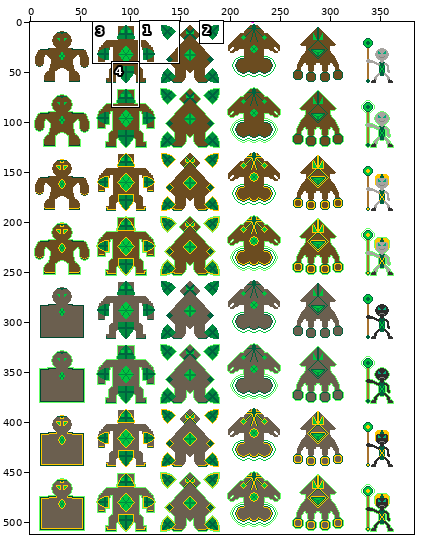
File history of a sprite sheet, NetChess/Graphic_Assets/Golem-Pieces.png. The first picture is a wide view before the edit; the outline marks the close-up.
Close-up. Earlier state:
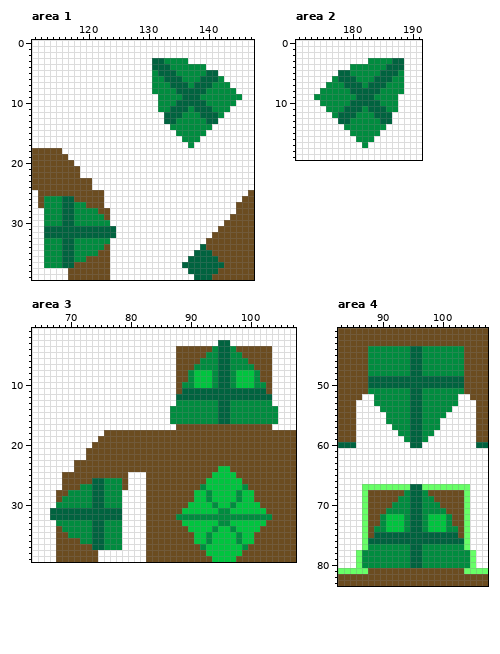
The file is 384x512 pixels. Colours within 5 levels of each other are drawn and written as one. Shown: area 1: x 111..147, y 0..39; area 2: x 171..191, y 0..19; area 3: x 64..107, y 1..39; area 4: x 83..107, y 41..83. The commit also changed other parts of the picture, which this record leaves out.
After the commit:
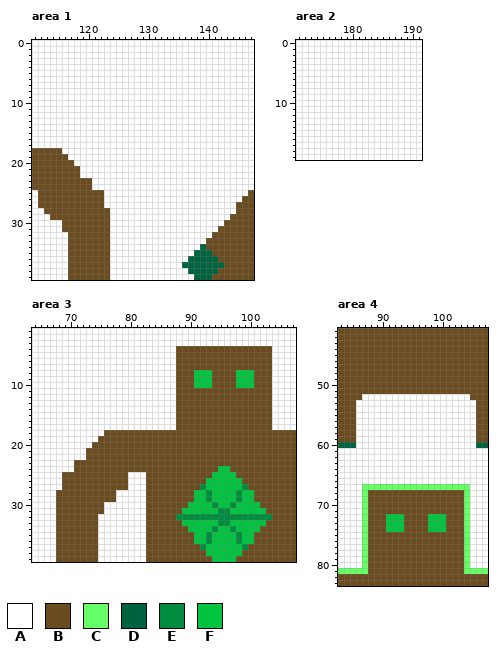
Palette (. is transparent): A #ffffff  B #6b4c20  C #67ff67  D #00633f  E #008c3f  F #00c43f
Difference:
Area 1:
y 3: x 131..136 DDEEEE -> AAAAAA
y 4: x 131..139 DDDEEEEEE -> AAAAAAAAA
y 5: x 131..141 EDDDEEEEEDD -> AAAAAAAAAAA
y 6: x 131..142 EEDDDEEEDDDE -> AAAAAAAAAAAA
y 7: x 131..143 EEEDDDEDDDEEE -> AAAAAAAAAAAAA
y 8: x 131..144 EEEEDDDDDEEEEE -> AAAAAAAAAAAAAA
y 9: x 132..145 EEEEDDDEEEEEEE -> AAAAAAAAAAAAAA
y 10: x 132..144 EEEDDDDDEEEEE -> AAAAAAAAAAAAA
y 11: x 132..143 EEDDDEDDDEEE -> AAAAAAAAAAAA
y 12: x 133..142 DDDEEEDDDE -> AAAAAAAAAA
y 13: x 133..141 DDEEEEEDD -> AAAAAAAAA
y 14: x 134..140 EEEEEEE -> AAAAAAA
y 15: x 135..139 EEEEE -> AAAAA
y 16: x 136..138 EEE -> AAA
y 17: x 137 E -> A
y 26: x 113..117 EEEDD -> BBBBB
y 27: x 113..119 EEEDDEE -> BBBBBBB
y 28: x 113..121 EEEDDEEEE -> BBBBBBBBB
y 29: x 113..122 EEEDDEEEEE -> ABBBBBBBBB
y 30: x 113..123 EEEDDEEEEEE -> AAABBBBBBBB
y 31: x 113..124 DDDDDDDDDDDD -> AAABBBBBBBBA
y 32: x 113..124 DDDDDDDDDDDD -> AAAABBBBBBBA
y 33: x 113..123 EEEDDEEEEEE -> AAAABBBBBBB
y 34: x 113..122 EEEDDEEEEE -> AAAABBBBBB
y 35: x 113..121 EEEDDEEEE -> AAAABBBBB
y 36: x 113..119 EEEDDEE -> AAAABBB
y 37: x 113..117 EEEDD -> AAAAB
Area 2:
y 3: x 183..188 EEEEDD -> AAAAAA
y 4: x 180..188 EEEEEEDDD -> AAAAAAAAA
y 5: x 178..188 DDEEEEEDDDE -> AAAAAAAAAAA
y 6: x 177..188 EDDDEEEDDDEE -> AAAAAAAAAAAA
y 7: x 176..188 EEEDDDEDDDEEE -> AAAAAAAAAAAAA
y 8: x 175..188 EEEEEDDDDDEEEE -> AAAAAAAAAAAAAA
y 9: x 174..187 EEEEEEEDDDEEEE -> AAAAAAAAAAAAAA
y 10: x 175..187 EEEEEDDDDDEEE -> AAAAAAAAAAAAA
y 11: x 176..187 EEEDDDEDDDEE -> AAAAAAAAAAAA
y 12: x 177..186 EDDDEEEDDD -> AAAAAAAAAA
y 13: x 178..186 DDEEEEEDD -> AAAAAAAAA
y 14: x 179..185 EEEEEEE -> AAAAAAA
y 15: x 180..184 EEEEE -> AAAAA
y 16: x 181..183 EEE -> AAA
y 17: x 182 E -> A
Area 3:
y 3: x 95..96 DD -> AA
y 4: x 94..97 EDDE -> BBBB
y 5: x 93..98 EEDDEE -> BBBBBB
y 6: x 92..99 EEEDDEEE -> BBBBBBBB
y 7: x 91..100 EEEEDDEEEE -> BBBBBBBBBB
y 8..9: x 90 E -> B; x 94..97 EDDE -> BBBB; x 101 E -> B
y 10: x 89..90 EE -> BB; x 94..97 EDDE -> BBBB; x 101..102 EE -> BB
y 11: x 89..102 DDDDDDDDDDDDDD -> BBBBBBBBBBBBBB
y 12: x 88..103 DDDDDDDDDDDDDDDD -> BBBBBBBBBBBBBBBB
y 13: x 88..103 EEEEEEEDDEEEEEEE -> BBBBBBBBBBBBBBBB
y 14..16: x 87..104 EEEEEEEEDDEEEEEEEE -> ABBBBBBBBBBBBBBBBA
y 26: x 74..78 DDEEE -> BBBBB
y 27: x 72..78 EEDDEEE -> BBBBBBB
y 28: x 70..78 EEEEDDEEE -> BBBBBBBBA
y 29: x 69..78 EEEEEDDEEE -> BBBBBBBBBA
y 30: x 68..78 EEEEEEDDEEE -> BBBBBBBBAAA
y 31: x 67..78 DDDDDDDDDDDD -> ABBBBBBBBAAA
y 32: x 67..78 DDDDDDDDDDDD -> ABBBBBBBAAAA
y 33: x 68..78 EEEEEEDDEEE -> BBBBBBBAAAA
y 34: x 69..78 EEEEEDDEEE -> BBBBBBAAAA
y 35: x 70..78 EEEEDDEEE -> BBBBBAAAA
y 36: x 72..78 EEDDEEE -> BBBAAAA
y 37: x 74..78 DDEEE -> BAAAA
Area 4:
y 44..48: x 88..103 EEEEEEEDDEEEEEEE -> BBBBBBBBBBBBBBBB
y 49..50: x 88..103 DDDDDDDDDDDDDDDD -> BBBBBBBBBBBBBBBB
y 51: x 88..103 EEEEEEEDDEEEEEEE -> BBBBBBBBBBBBBBBB
y 52..53: x 89..102 EEEEEEDDEEEEEE -> AAAAAAAAAAAAAA
y 54: x 90..101 EEEEEDDEEEEE -> AAAAAAAAAAAA
y 55: x 91..100 EEEEDDEEEE -> AAAAAAAAAA
y 56: x 91..99 EEEEDDEEE -> AAAAAAAAA
y 57: x 92..99 EEEDDEEE -> AAAAAAAA
y 58: x 93..98 EEDDEE -> AAAAAA
y 59: x 94..97 EDDE -> AAAA
y 60: x 95..96 DD -> AA
y 67: x 95..96 DD -> CC
y 68: x 94..97 EDDE -> BBBB
y 69: x 93..98 EEDDEE -> BBBBBB
y 70: x 92..99 EEEDDEEE -> BBBBBBBB
y 71: x 91..100 EEEEDDEEEE -> BBBBBBBBBB
y 72..73: x 90 E -> B; x 94..97 EDDE -> BBBB; x 101 E -> B
y 74: x 89..90 EE -> BB; x 94..97 EDDE -> BBBB; x 101..102 EE -> BB
y 75: x 89..102 DDDDDDDDDDDDDD -> BBBBBBBBBBBBBB
y 76: x 88..103 DDDDDDDDDDDDDDDD -> BBBBBBBBBBBBBBBB
y 77: x 88..103 EEEEEEEDDEEEEEEE -> BBBBBBBBBBBBBBBB
y 78..80: x 86..105 CEEEEEEEEDDEEEEEEEEC -> ACBBBBBBBBBBBBBBBBCA
Pixel boxes of the changes (left, top, right, bottom) in both close-ups:
changed: (152, 58, 242, 148)
changed: (44, 196, 116, 268)
changed: (314, 58, 404, 148)
changed: (170, 340, 278, 424)
changed: (50, 478, 122, 550)
changed: (368, 346, 464, 448)
changed: (356, 484, 476, 568)
